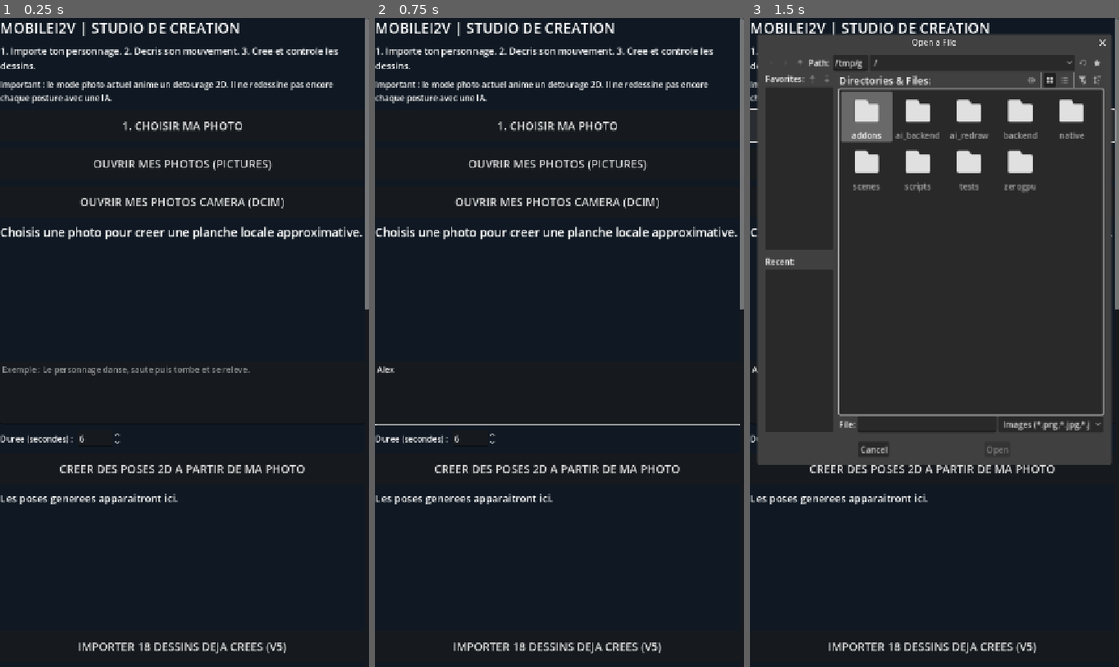
Above: before the commit, frames 1-3 (left to right).
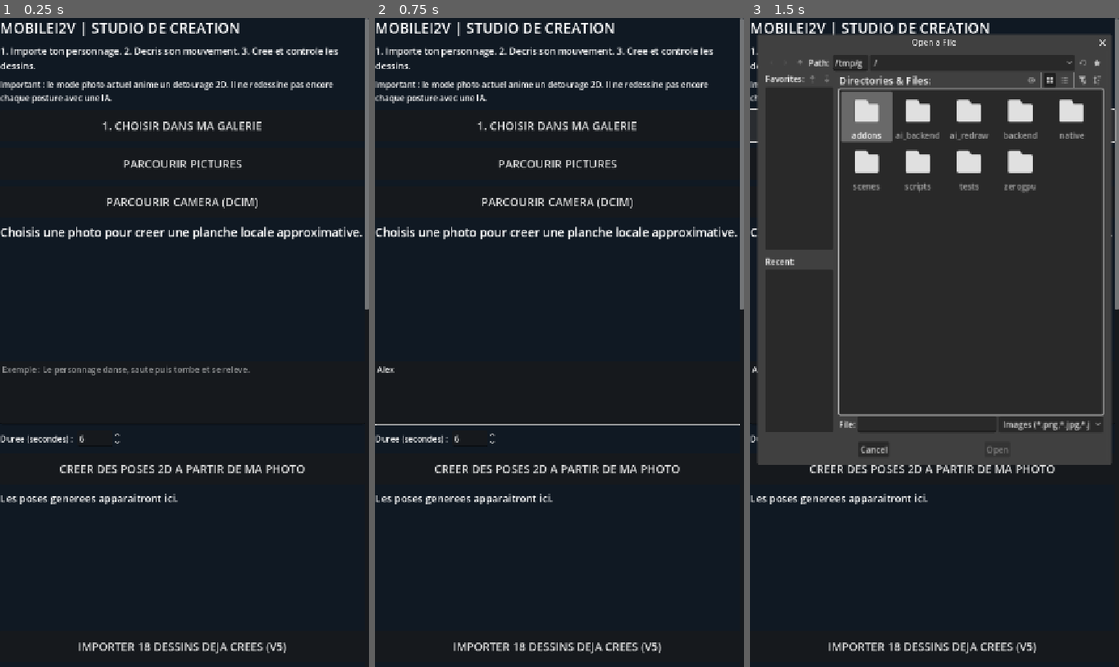
Above: after the commit, the same moments.

Repository: ericjamesempere-stack/MobileI2V-Xiaomi-
Game: Godot game, scene res://scenes/main.tscn
The game is run twice, just before and just after one commit, with the same random seed, the same clock (stepped at 60 frames per second) and the same inputs.
Inputs (mouse positions are in pixels of both pictures, inside the frame that each line leads up to):
- Up to frame 1 (0.25 s): no input
- Up to frame 2 (0.75 s): click (555, 394) at 0.52 s; type "Alex" at 0.6 s
- Up to frame 3 (1.5 s): click "1. CHOISIR MA PHOTO" (after the commit: "1. CHOISIR DANS MA GALERIE") at 1.25 s

The runs differ from the first frame. In frame 1, 1.3% of the frame differs, in the area x 21-77%, y 15-30%; in frame 2, 1.3%; in frame 3, nothing differs.

Commit message:
Simplify Android photo selection and avoid broad permission prompt

Diff:
--- a/scripts/storyboard.gd
+++ b/scripts/storyboard.gd
@@ -48,9 +48,9 @@
     _label("MOBILEI2V | STUDIO DE CREATION", 28)
     _label("1. Importe ton personnage. 2. Decris son mouvement. 3. Cree et controle les dessins.", 18)
     _label("Important : le mode photo actuel anime un detourage 2D. Il ne redessine pas encore chaque posture avec une IA.", 16)
-    _button("1. CHOISIR MA PHOTO", _choose_image)
-    _button("OUVRIR MES PHOTOS (PICTURES)", _choose_gallery)
-    _button("OUVRIR MES PHOTOS CAMERA (DCIM)", _choose_camera_gallery)
+    _button("1. CHOISIR DANS MA GALERIE", _choose_image)
+    _button("PARCOURIR PICTURES", _choose_gallery)
+    _button("PARCOURIR CAMERA (DCIM)", _choose_camera_gallery)
     status = _label("Choisis une photo pour creer une planche locale approximative.", 23)
     preview = TextureRect.new()
     preview.custom_minimum_size = Vector2(0, 210)
@@ -477,14 +477,14 @@
 
 func _open_photo_folder(folder: String) -> void:
     if OS.get_name() == "Android":
-        OS.request_permissions()
         if DirAccess.dir_exists_absolute(folder):
             picker.current_dir = folder
     picker.popup_centered_ratio(0.9)
 
 func _choose_image() -> void:
-    if OS.get_name() == "Android":
-        OS.request_permissions()
+    # Native Android document/photo picker uses a user-selected URI; do not
+    # request broad storage permissions merely to choose one image.
+    # The selected content URI is passed to android_image_reader.gd.
     picker.popup_centered_ratio(0.9)
 
 func _image_chosen(path: String) -> void:
